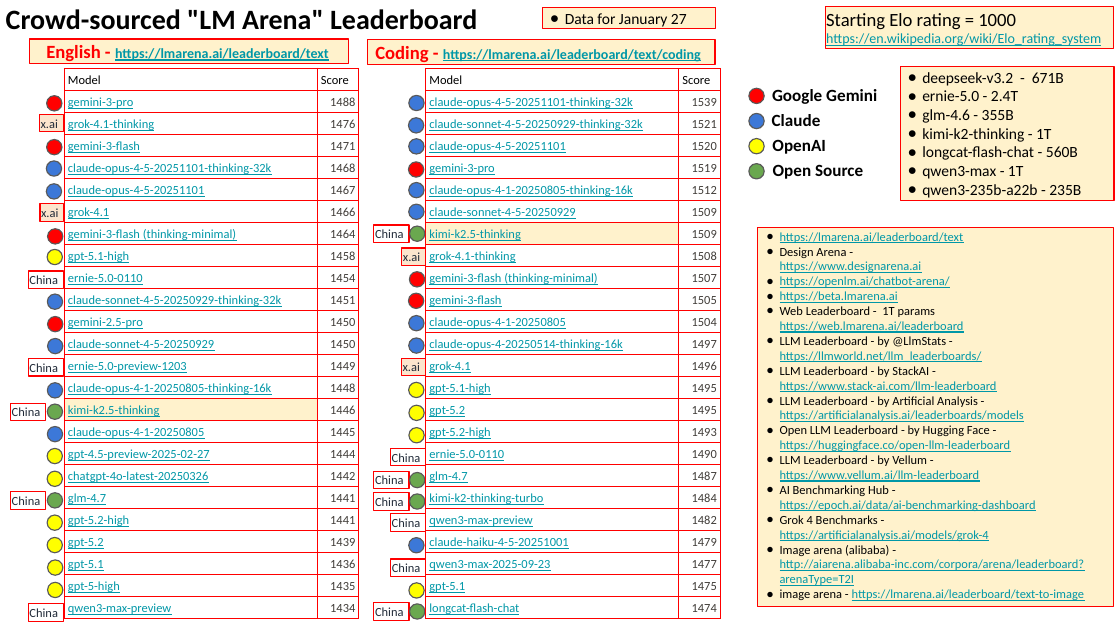
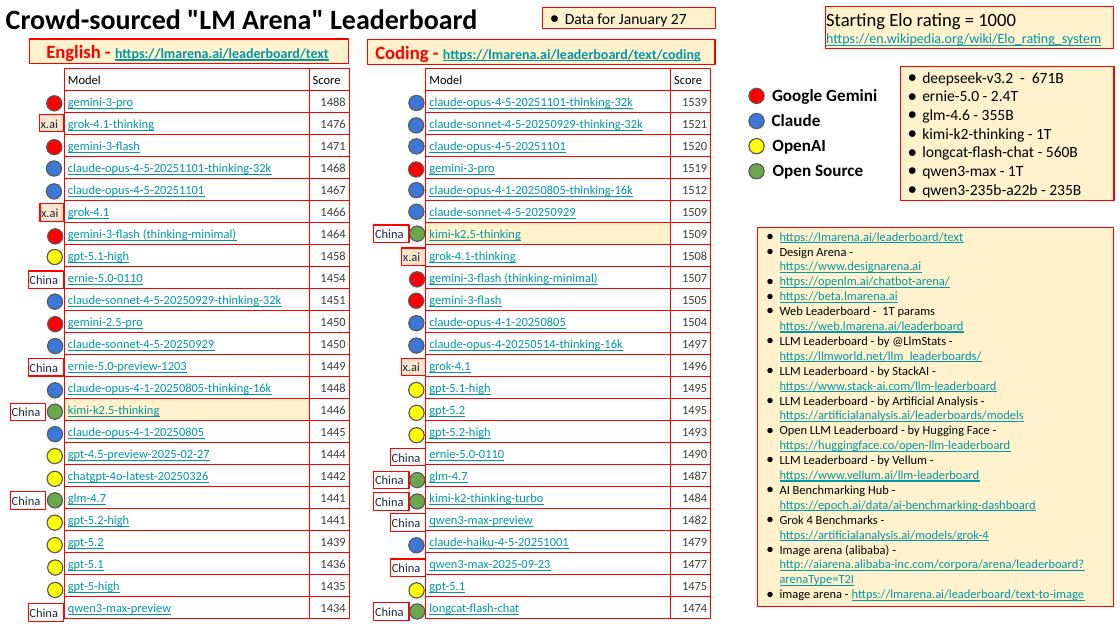
Before and after one commit to lselector/seminar, a slide deck: slide 2 of 2026/2026-01-30-AI-Updates.pptx. Drawn at 1120x630 pixels with LibreOffice and Linux fonts; fonts in the diff are those of the drawing. Boxes give left, top, right and bottom in pixels: in the first picture for what was removed or moved away, otherwise in the second. Text is boxed around its words. In the diff, an @@ line names an element or a change of style, - is before the commit and + after.

```diff
--- a/2026/2026-01-30-AI-Updates.pptx
+++ b/2026/2026-01-30-AI-Updates.pptx
@@ table: place and size @@
-table at <box>64,68,358,619</box>
+table at <box>64,68,349,619</box>
@@ table: place and size @@
-table at <box>426,68,720,619</box>
+table at <box>426,68,711,619</box>
```
Also in this commit, not shown: 4 other slides changed, 2 slides added, 1 slide removed.
